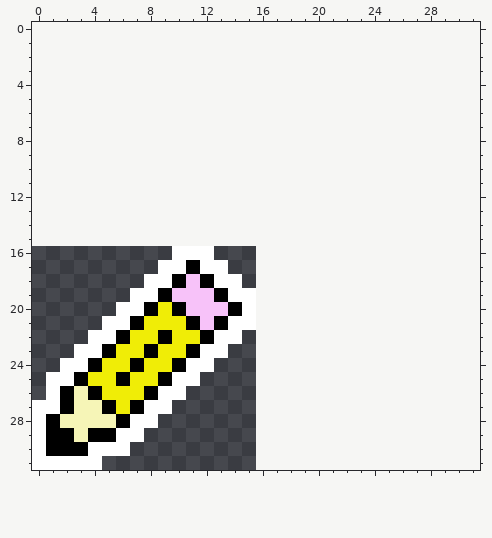
A pixel-art sprite gets an edit: Assets/PyFifth Edit Icon.png. This is how it looked before the edit.
The file is 16x16 pixels. The old version is drawn lined up with the new one, on the new canvas.
After:
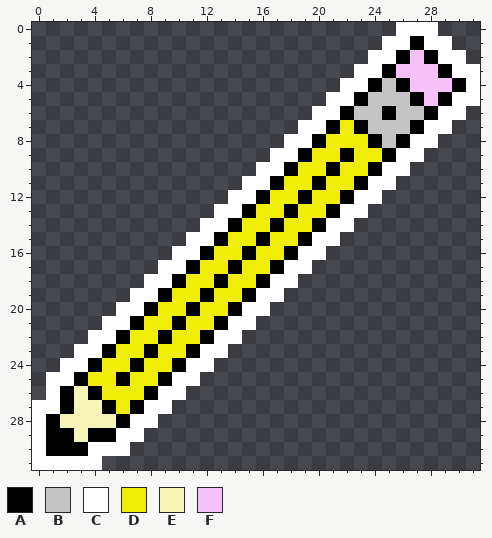
Palette (. is transparent): A #000000  B #c4c4c4  C #ffffff  D #f0ed06  E #f6f5b7  F #f7c2f9
The commit says: Added large roll and edit button icons
What changed:
canvas 16x16 -> 32x32, the old top-left corner now at 0,16
The edit adds colour A in row 1 at x 27; in row 2 at x 26 and 28; in row 3 at x 25 and 29; in row 4 at x 24, 26 and 30; in row 5 at x 23, 27 and 29; in row 6 at x 22, 25 and 28.
The edit adds colour A in row 7 at x 21, 23 and 27; in row 8 at x 20, 24 and 26; in row 9 at x 19, 22 and 25; in row 10 at x 18, 21 and 24; in row 11 at x 17, 20 and 23; in row 12 at x 16, 19 and 22.
The edit adds colour A in row 13 at x 15, 18 and 21; in row 14 at x 14, 17 and 20; in row 15 at x 13, 16 and 19; in row 16 at x 15 and 18; in row 17 at x 14 and 17; in row 18 at x 16.
Colour C gives way to colour A in row 16 at x 12; in row 18 at x 13; in row 19 at x 15.
Colour D gives way to colour A in row 21 at x 10.
Colour F gives way to colour A in row 19 at x 12; in row 20 at x 11.
The edit adds colour B in row 4 at x 25; in row 5 at x 24 to 26; in row 6 at x 23 to 24 and 26 to 27; in row 7 at x 24 to 26; in row 8 at x 25.
The edit adds colour C in row 0 at x 26 to 28; in row 1 at x 25 to 26 and 28 to 29; in row 2 at x 24 to 25 and 29 to 30; in row 3 at x 23 to 24 and 30 to 31; in row 4 at x 22 to 23 and 31; in row 5 at x 21 to 22 and 30 to 31.
The edit adds colour C in row 6 at x 20 to 21 and 29 to 30; in row 7 at x 19 to 20 and 28 to 29; in row 8 at x 18 to 19 and 27 to 28; in row 9 at x 17 to 18 and 26 to 27; in row 10 at x 16 to 17 and 25 to 26; in row 11 at x 15 to 16 and 24 to 25.
The edit adds colour C in row 12 at x 14 to 15 and 23 to 24; in row 13 at x 13 to 14 and 22 to 23; in row 14 at x 12 to 13 and 21 to 22; in row 15 at x 11 to 12 and 20 to 21; in row 16 at x 19 to 20; in row 17 at x 18 to 19.
The edit adds colour C in row 18 at x 17 to 18; in row 19 at x 16 to 17; in row 20 at x 16.
The edit adds colour D in row 7 at x 22; in row 8 at x 21 to 23; in row 9 at x 20 to 21 and 23 to 24; in row 10 at x 19 to 20 and 22 to 23; in row 11 at x 18 to 19 and 21 to 22; in row 12 at x 17 to 18 and 20 to 21.
The edit adds colour D in row 13 at x 16 to 17 and 19 to 20; in row 14 at x 15 to 16 and 18 to 19; in row 15 at x 14 to 15 and 17 to 18; in row 16 at x 13 to 14 and 16 to 17; in row 17 at x 15 to 16; in row 18 at x 15.
Colour A gives way to colour D in row 18 at x 12; in row 19 at x 13; in row 20 at x 10; in row 21 at x 11.
Colour C gives way to colour D in row 17 at x 12 to 13; in rows 18 to 19 at x 14.
Colour F gives way to colour D in row 18 at x 11; in row 19 at x 10 to 11; in row 20 at x 12 to 13; in row 21 at x 12.
The edit adds colour F in row 2 at x 27; in row 3 at x 26 to 28; in row 4 at x 27 to 29; in row 5 at x 28.
Changed places in both pictures, as pixel boxes (x1, y1, x2, y2):
changed: (172, 22, 480, 330)
